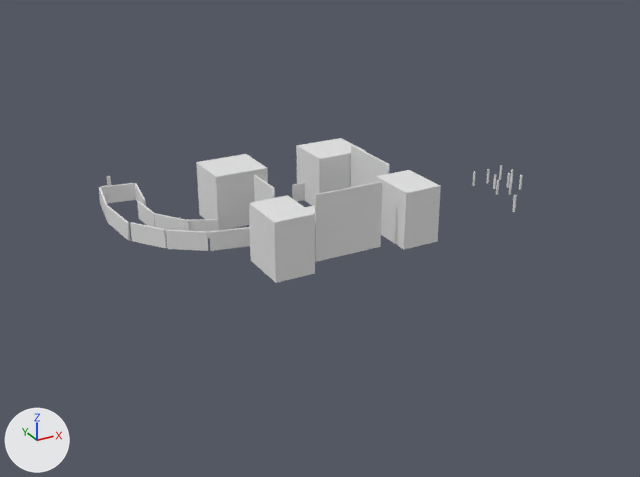
An edit to the OBJ model Runnes/Models/colision.obj, drawn before and after from the same camera.
Camera for both pictures: a camera (50 mm lens) standing at (-1854.0, -2143.0, 1031.0) and looking at (-736.0, -110.0, 14.0). Arrows for +X, +Y and +Z are at lower left; the lights stay in place. Where no turn or scale is listed for an object, it has been applied to the vertices.

Before the edit, the objects in view are built like this:
```python
me_colision = bpy.data.meshes.new('colision')
me_colision.from_pydata(...)  # 304 vertices, 456 faces; spans x -1299.0..67.0, y -526.0..313.0, z -12.0..308.0
ob_colision = bpy.data.objects.new('colision', me_colision)
ob_colision.location = (0.0, 0.0, 0.0)
```
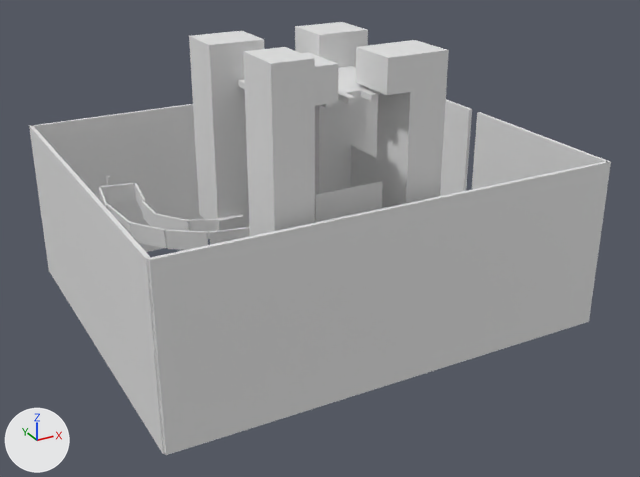
The edits, one by one:
me_colision is used by ob_colision; location (0.0, 0.0, 0.0).
me_colision had 304 vertices, 456 faces and spanned x -1299.0..67.0, y -526.0..313.0, z -12.0..308.0.
me_colision now has 792 vertices, 1368 faces and spans x -1386.0..67.0, y -581.0..486.0, z -188.0..633.0.
me_colision part 1: a new loose piece, a box spanning x -789.0..-725.0, y -513.0..-379.0, z 528.0..612.0.
me_colision part 2: a new loose piece, a box spanning x -977.0..-913.0, y -513.0..-379.0, z 528.0..612.0.
me_colision part 3: a new loose piece, a box spanning x -1381.0..-136.0, y 474.0..485.0, z -188.0..285.0.
me_colision part 4: a new loose piece, a box spanning x -1381.0..-136.0, y -581.0..-571.0, z -188.0..285.0.
me_colision part 5: a new loose piece, a box spanning x -1386.0..-1375.0, y -573.0..486.0, z -188.0..285.0.
me_colision part 6: a new loose piece, a box spanning x -142.0..-131.0, y 3.0..481.0, z -188.0..285.0.
me_colision part 7: a new loose piece, a box spanning x -142.0..-131.0, y -581.0..-37.0, z -188.0..285.0.
me_colision part 8: a new loose piece of 98 vertices spanning x -1008.0..-689.0, y -421.0..-121.0, z 506.0..520.0.
me_colision part 9: a new loose piece of 98 vertices spanning x -860.0..-841.0, y -466.0..-420.0, z 506.0..520.0.
me_colision part 10: a new loose piece of 98 vertices spanning x -800.0..-781.0, y -466.0..-420.0, z 506.0..520.0.
Part 11, on me_colision:
2 vertices are removed from x -893.0, y -418.0, z 137.0..192.0.
12 faces are deleted.
4 vertices in x -1077.0..-935.0, y -191.0..-61.0, z 284.0 move by (0.0, 0.0, 327.0).
4 vertices in x -783.0..-641.0, y -191.0..-61.0, z 284.0 move by (0.0, 0.0, 324.0).
4 vertices in x -725.0..-625.0, y -513.0..-379.0, z 284.0 move by (0.0, 0.0, 329.0).
4 vertices in x -1079.0..-978.0, y -526.0..-391.0, z 284.0 move by (0.0, 0.0, 349.0).
4 vertices in x -1287.0..-1282.0, y -106.0, z 123.0..173.0 move by (5.0, -5.0, 0.0).
4 vertices in x -801.0, y -422.0..-418.0, z 137.0..192.0 move by (1.0, 0.0, 0.0).
16 vertices move from x -1299.0..-893.0, y -422.0..34.0, z 123.0..192.0 to x -1295.0..-899.0, y -422.0..37.0, z 123.0..192.0.
18 vertices are added at x -1081.0..-725.0, y -418.0..-188.0, z 123.0..192.0.
8 new vertices lie (0.0, 0.0, 85.0) away from vertices in x -978.0..-725.0, y -394.0..-375.0, z 147.0..148.0.
48 new faces join them.

Boxes [x1, y1, x2, y2] around the edits, measured in the pictures (640 x 477 px):
'colision', reshaped (37% wider, 197% taller): before [99, 138, 523, 283]; after [29, 22, 611, 455]
part 1 of me_colision, added: after [356, 44, 412, 95]
part 2 of me_colision, added: after [302, 52, 338, 106]
part 3 of me_colision, added: after [31, 99, 378, 252]
part 4 of me_colision, added: after [148, 161, 610, 455]
part 5 of me_colision, added: after [29, 126, 165, 454]
part 6 of me_colision, added: after [440, 99, 472, 196]
part 7 of me_colision, added: after [472, 112, 611, 322]
part 8 of me_colision, added: after [238, 66, 382, 97]
part 9 of me_colision, added: after [338, 93, 356, 104]
part 10 of me_colision, added: after [361, 90, 378, 101]
part 11 of me_colision, built on: before [106, 138, 441, 283]; after [107, 22, 449, 236]
